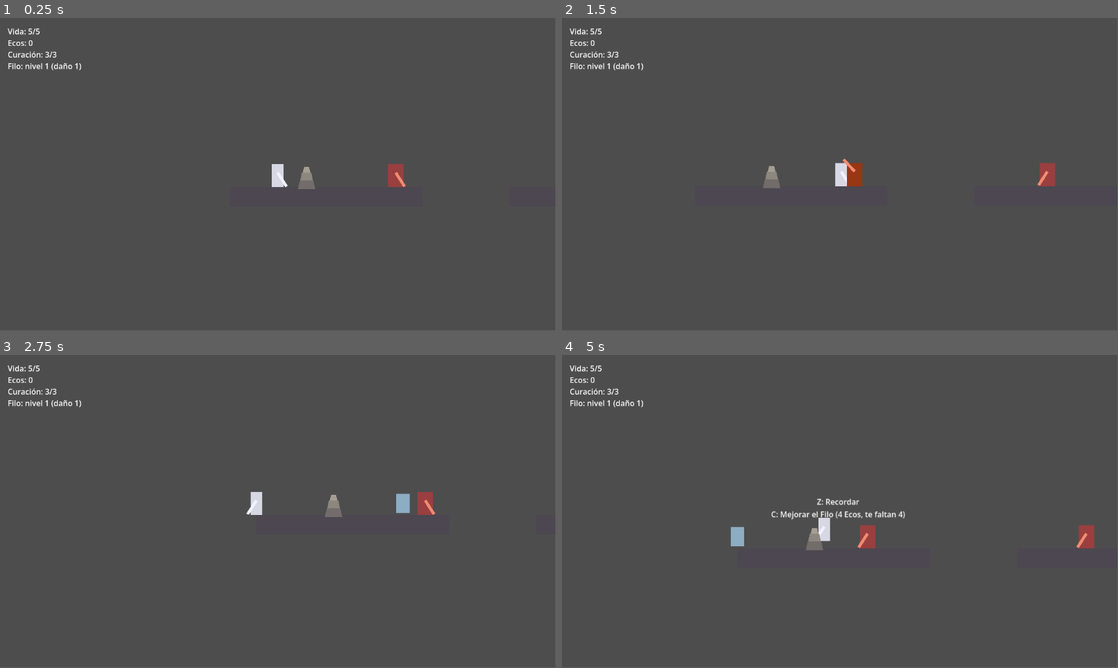
Above: before the commit, frames 1-4 (two rows, left to right).
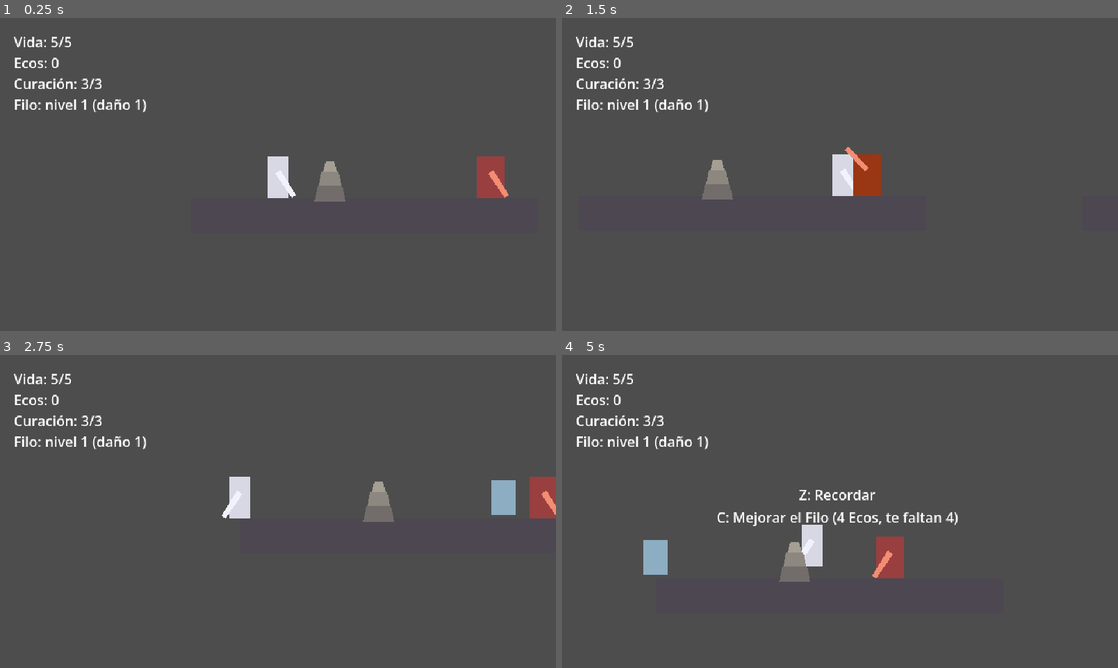
Above: after the commit, the same moments.

Repository: fcorguez92/desmemoria
Game: Godot game, scene res://game/levels/test_level.tscn
Same seed, same stepped clock (60 frames per second), same inputs: the game is played once before the commit and once after it.
Inputs:
- Up to frame 1 (0.25 s): no input
- Up to frame 2 (1.5 s): tap Enter (ui_accept) at 0.5, 0.77 s; hold Right (ui_right) from 0.53 s (still down); tap X (attack) at 0.6 s; tap Shift (dash) at 1.35 s
- Up to frame 3 (2.75 s): tap Enter (ui_accept) at 1.52 s; release Right (ui_right) at 2.03 s; hold Left (ui_left) from 2.03 s (still down); tap H (heal) at 2.1 s
- Up to frame 4 (5 s): release Left (ui_left) at 2.78 s; hold Right (ui_right) 2.78-4.28 s; tap Z (interact) at 2.85 s; tap Enter (ui_accept) at 3.02, 3.77, 4.52 s; tap X (attack) at 3.6 s; hold Left (ui_left) from 4.28 s (still down); tap Shift (dash) at 4.35 s
In our replay, the window is 799x449 before the commit and 800x450 after it. These sizes can differ from the game's own. Grey fills any space a smaller window leaves; there, only what the larger window draws over its background counts as a difference.

The runs differ from the first frame. In frame 1, 3.0% of the frame differs, in the area x 1-92%, y 3-59%; in frame 2, 2.9%; in frame 3, 3.9%; in frame 4, 4.9%, in the area x 1-96%, y 3-73%.

Commit message:
Choose the art direction (dark pixel art) and configure Godot for it.
Adds docs/arte.md with the art rules: 640x360 internal resolution with
integer scaling, a 16 px grid, sprite canvases that fit the current
collisions, a provisional palette of 4-tone ramps, and the idea of
expressing the Forgetting through per-zone desaturation. project.godot
gets the pixel art settings (Nearest filter, viewport stretch with integer
scale, snap to pixel). Records the decision and its researched basis
(tool prices, Steam AI disclosure rules, US copyright position) in the
decision log. No art assets yet; tests still pass (89 checks).

Co-Authored-By: Claude Sonnet 5 <noreply@anthropic.com>

Diff:
--- a/project.godot
+++ b/project.godot
@@ -13,6 +13,21 @@
 config/name="Proyecto Souls2D"
 run/main_scene="res://game/levels/test_level.tscn"
 config/features=PackedStringArray("4.7", "Forward Plus")
+
+[display]
+
+window/size/viewport_width=640
+window/size/viewport_height=360
+window/size/window_width_override=1280
+window/size/window_height_override=720
+window/stretch/mode="viewport"
+window/stretch/scale_mode="integer"
+
+[rendering]
+
+textures/canvas_textures/default_texture_filter=0
+2d/snap/snap_2d_transforms_to_pixel=true
+2d/snap/snap_2d_vertices_to_pixel=true
 
 [input]
 
Not shown, changed: CLAUDE.md
Not shown, changed: README.md
Not shown, added: docs/arte.md
Not shown, changed: docs/decisiones.md
Not shown, changed: docs/estado.md
